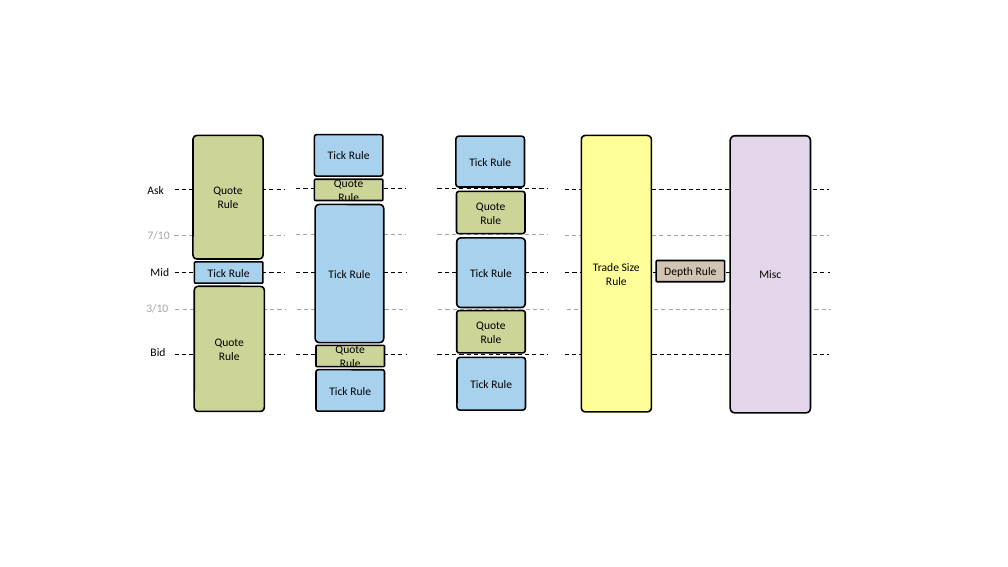
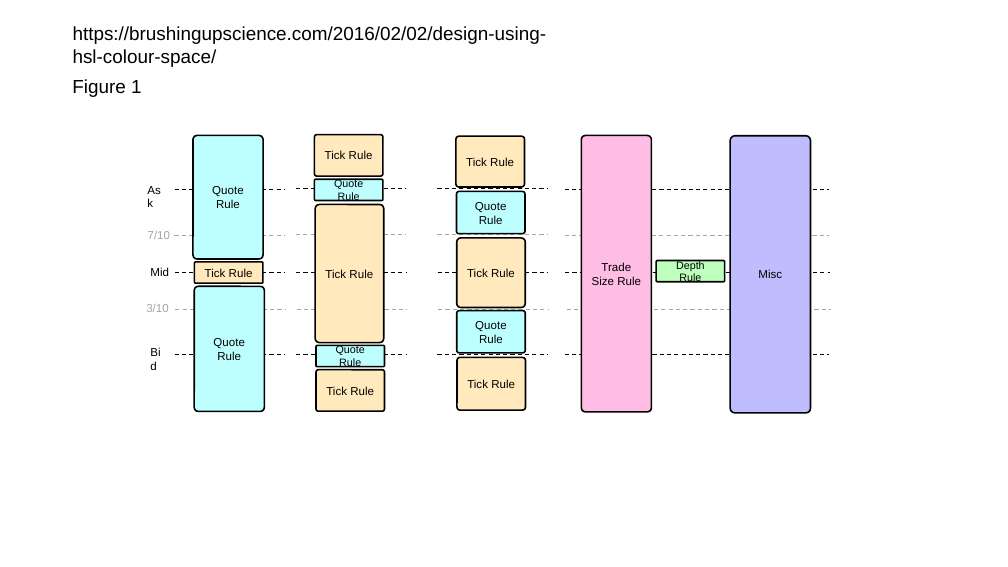
Before and after one commit to KarelZe/thesis, a slide deck: slide 4 of reports/Graphs/diagrams.pptx. Drawn at 1008x567 pixels with LibreOffice and Linux fonts; fonts in the diff are those of the drawing. Boxes give left, top, right and bottom in pixels: in the first picture for what was removed or moved away, otherwise in the second. Text is boxed around its words. In the diff, an @@ line names an element or a change of style, - is before the commit and + after.

```diff
--- a/reports/Graphs/diagrams.pptx
+++ b/reports/Graphs/diagrams.pptx
@@ text added at [73,26,547,67], 18 pt, text #000000 @@
+https://brushingupscience.com/2016/02/02/design-using-hsl-colour-space/
@@ text added at [72,79,142,97], 18 pt, text #000000 @@
+Figure 1
@@ rounded rectangle "Trade Size Rule" at [582,135,652,412]: font Calibri to Arial; fill #FFFF99 to #FFBDE6 @@
@@ rounded rectangle "Misc" at [730,136,811,414]: font Calibri to Arial; fill #E4D6EA to #C0BDFF @@
@@ rounded rectangle "Quote Rule" at [315,179,383,200]: size 11 to 10.2 pt, font Calibri to Arial; fill #CCD497 to #BDFFFF @@
@@ font Calibri to Arial; fill #CCD497 to #BDFFFF in 4 elements at [194,287,265,412], [193,135,263,259], [457,311,526,353], [457,191,526,234] @@
@@ rounded rectangle "Depth Rule" at [656,261,725,282]: size 11 to 10.2 pt, font Calibri to Arial; fill #D2C4B2 to #BFFFBD @@
@@ font Calibri to Arial in 5 elements at [150,267,169,276], [146,304,168,312], [148,231,170,239], [140,179,172,201], [143,342,174,364] @@
@@ rounded rectangle "Quote Rule" at [316,346,385,367]: size 11 to 10.2 pt, font Calibri to Arial; fill #CCD497 to #BDFFFF @@
@@ font Calibri to Arial; fill #A8D1EE to #FFE9BD in 7 elements at [194,262,263,284], [315,135,383,176], [315,204,384,343], [316,370,385,411], [456,136,525,187], [457,238,526,308], [457,358,526,411] @@
```
Also in this commit, not shown: 1 slide added, 32 other files.
